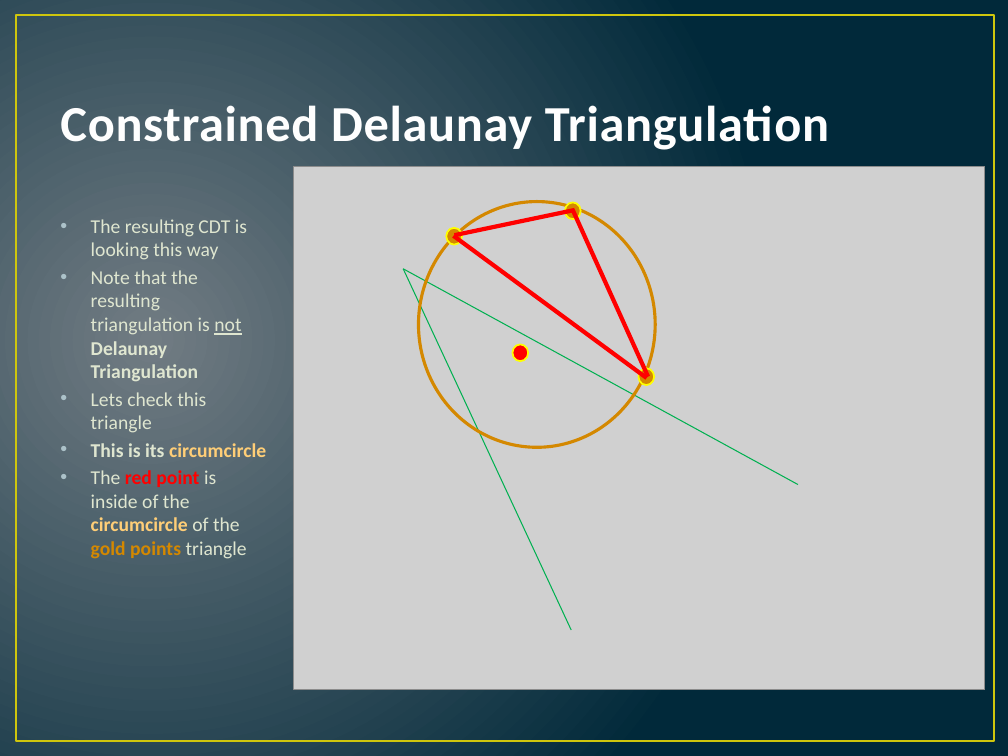
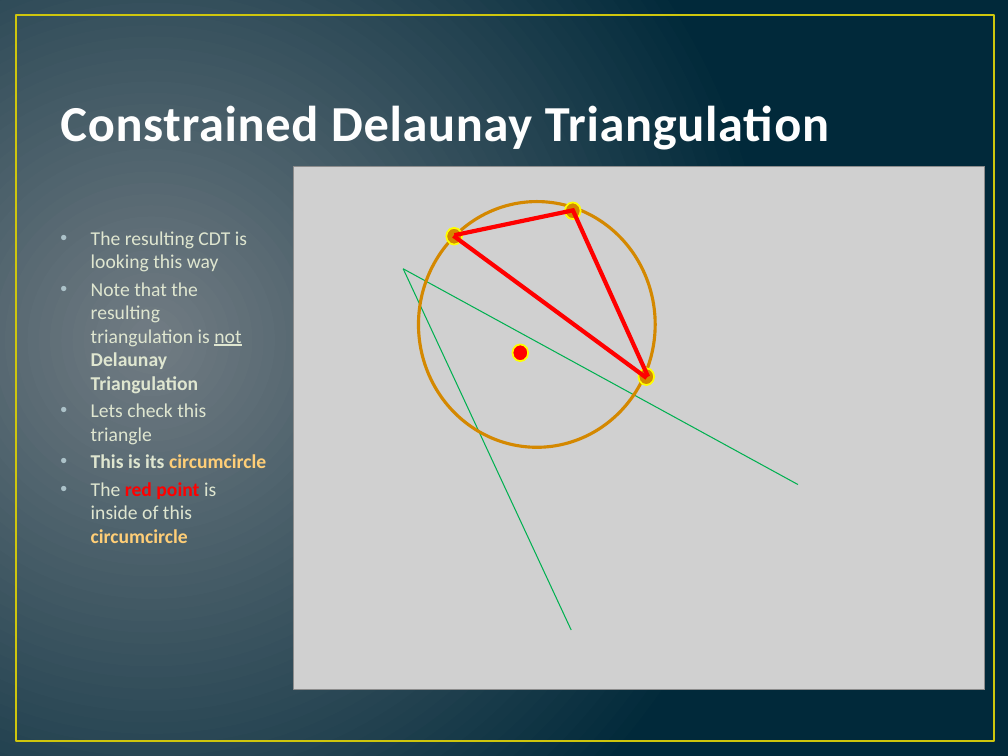
Before and after one commit to hugebdu/jdt-refactored, a slide deck: slide 10 of extra/CDT.pptx. Drawn at 1008x756 pixels with LibreOffice and Linux fonts; fonts in the diff are those of the drawing; grey boxes stand for pictures. Boxes give left, top, right and bottom in pixels: in the first picture for what was removed or moved away, otherwise in the second. Text is boxed around its words. In the diff, an @@ line names an element or a change of style, - is before the commit and + after.

```diff
--- a/extra/CDT.pptx
+++ b/extra/CDT.pptx
@@ text at <box>91,482,216,543</box>: text changed @@
-• The red point is inside of the circumcircle of the gold points triangle
+• The red point is inside of this circumcircle
```
Also in this commit, not shown: 6 other slides changed.
